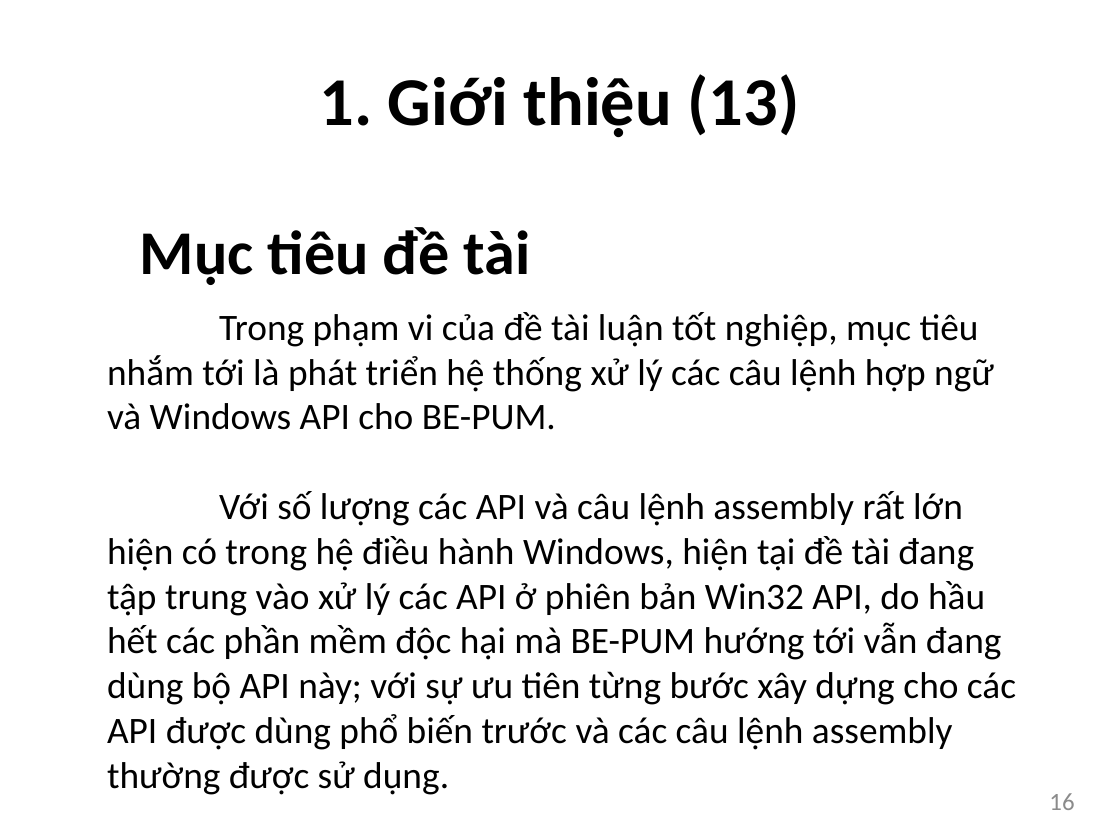
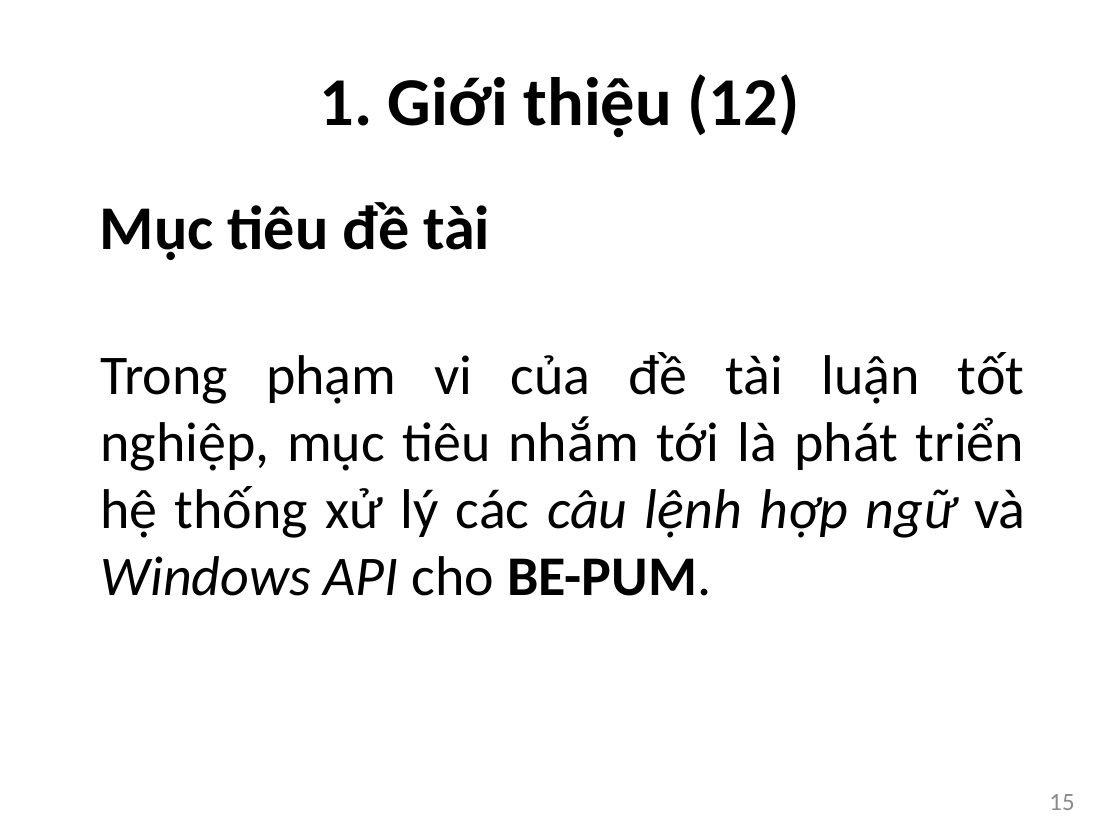
Before and after one commit to bntam/LVTN, a slide deck: slide 15 of Slide/Slide.pptx (slide 16 before the commit). Drawn at 1120x840 pixels with LibreOffice and Linux fonts; fonts in the diff are those of the drawing. Boxes give left, top, right and bottom in pixels: in the first picture for what was removed or moved away, otherwise in the second. Text is boxed around its words. In the diff, an @@ line names an element or a change of style, - is before the commit and + after.

```diff
--- a/Slide/Slide.pptx
+++ b/Slide/Slide.pptx
@@ text at (320, 74, 799, 138): text changed @@
-1. Giới thiệu (13)
+1. Giới thiệu (12)
@@ text "Mục tiêu đề tài": place and size @@
-text "Mục tiêu đề tài" at (140, 227, 530, 285)
+text "Mục tiêu đề tài" at (100, 202, 490, 260)
@@ text "Trong phạm vi của đề ...": place and size @@
-text "Trong phạm vi của đề ..." at (107, 312, 1016, 795)
+text "Trong phạm vi của đề ..." at (100, 352, 1025, 596)
@@ text "Trong phạm vi của đề ..." at (100, 352, 1025, 596): size 24 to 36 pt; bold on in "BE-PUM."; italic on in "câu lệnh hợp ngữ Windows API"; alignment left to justified @@
@@ text at (107, 491, 1016, 795): paragraph removed @@
-Với số lượng các API và câu lệnh assembly rất lớn hiện có trong hệ điều hành Windows, hiện tại đề tài đang tập trung vào xử lý các API ở phiên bản Win32 API, do hầu hết các phần mềm độc hại mà BE-PUM hướng tới vẫn đang dùng bộ API này; với sự ưu tiên từng bước xây dựng cho các API được dùng phổ biến trước và các câu lệnh assembly thường được sử dụng.
@@ page number at (1049, 794, 1074, 810): text changed @@
-16
+15
```
Also in this commit, not shown: 53 other slides changed, 7 slides added, 34 slides removed.
